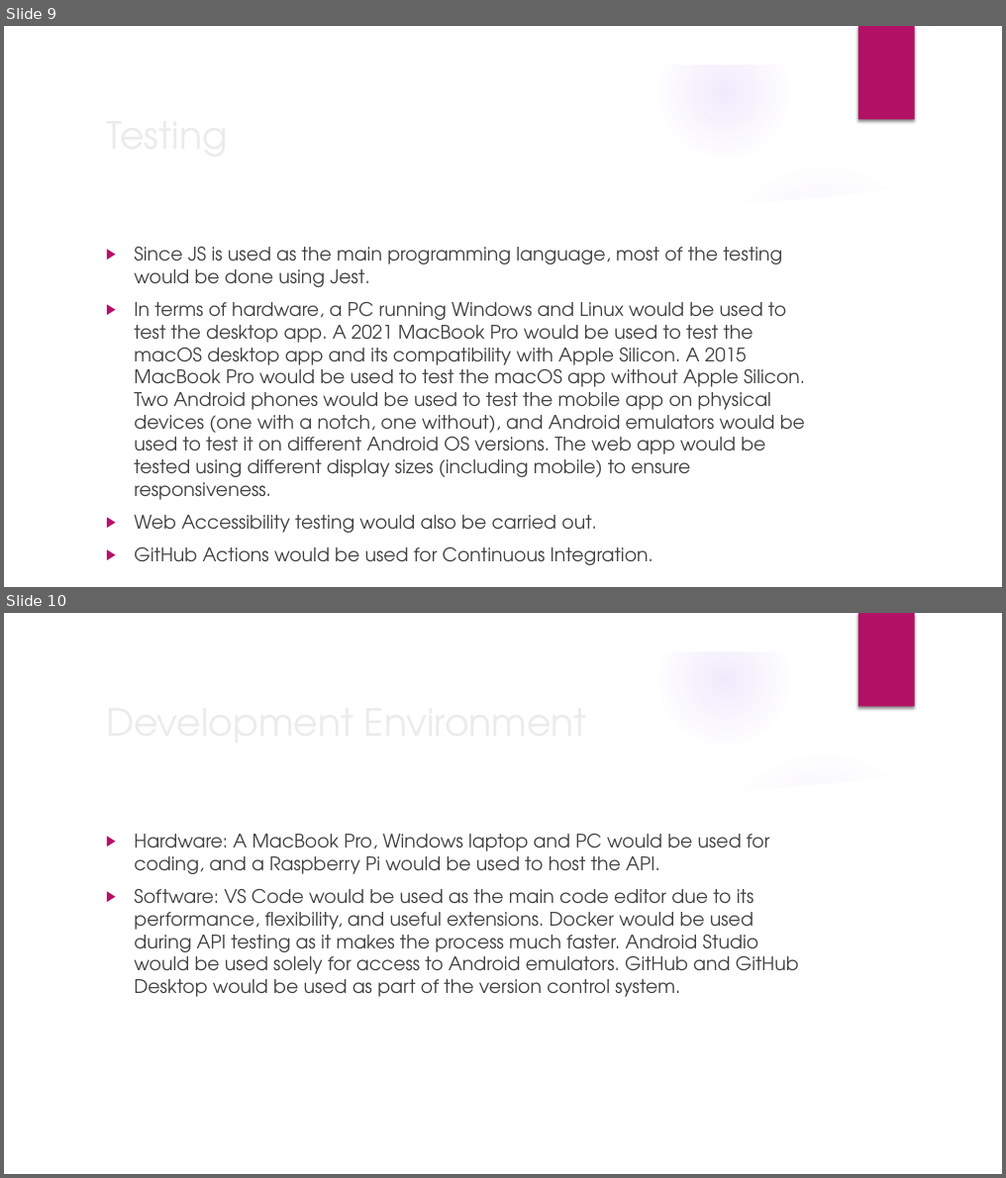
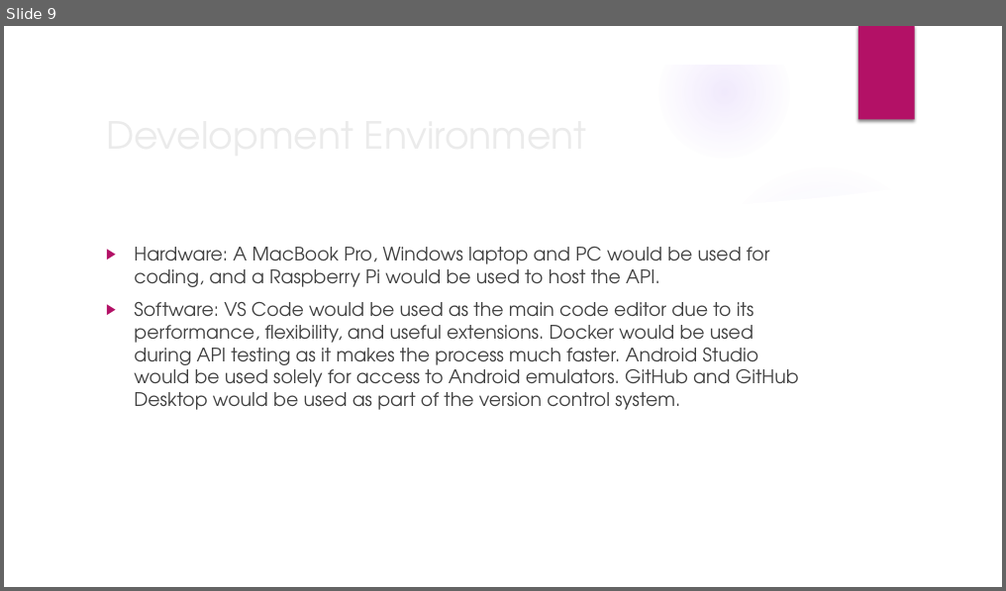
Before and after one commit to Xtrendence/CryptoShare, a slide deck: docs/Meetings/3/3.pptx. Shown one above the other, each under a label of ours: slides 9 and 10 before the commit, slide 9 after it. The pictures are 1006x1178 and 1006x591 pixels, drawn with LibreOffice and Linux fonts; fonts in the diff are those of the drawing; background and template pictures are left out. Boxes give left, top, right and bottom in pixels: in the first picture for what was removed or moved away, otherwise in the second. Text is boxed around its words. In the diff, an @@ line names an element or a change of style, - is before the commit and + after.

```diff
--- a/docs/Meetings/3/3.pptx
+++ b/docs/Meetings/3/3.pptx
@@ slide 9 removed at (x1=4, y1=26, x2=1002, y2=587), background picture (left out); not listed: 9 template elements that a slide beside it also shows @@
@@ text removed at (x1=134, y1=247, x2=805, y2=566) @@
-▶ Since JS is used as the main programming language, most of the testing would be done using Jest.
-▶ In terms of hardware, a PC running Windows and Linux would be used to test the desktop app. A 2021 MacBook Pro would be used to test the macOS desktop app and its compatibility with Apple Silicon. A 2015 MacBook Pro would be used to test the macOS app without Apple Silicon. Two Android phones would be used to test the mobile app on physical devices (one with a notch, one without), and Android emulators would be used to test it on different Android OS versions. The web app would be tested using different display sizes (including mobile) to ensure responsiveness.
-▶ Web Accessibility testing would also be carried out.
-▶ GitHub Actions would be used for Continuous Integration.
@@ title removed at (x1=723, y1=247, x2=782, y2=265) @@
-Testing
@@ what was slide 10 is now slide 9 @@
```
Also in this commit, not shown: 6 slides changed.
